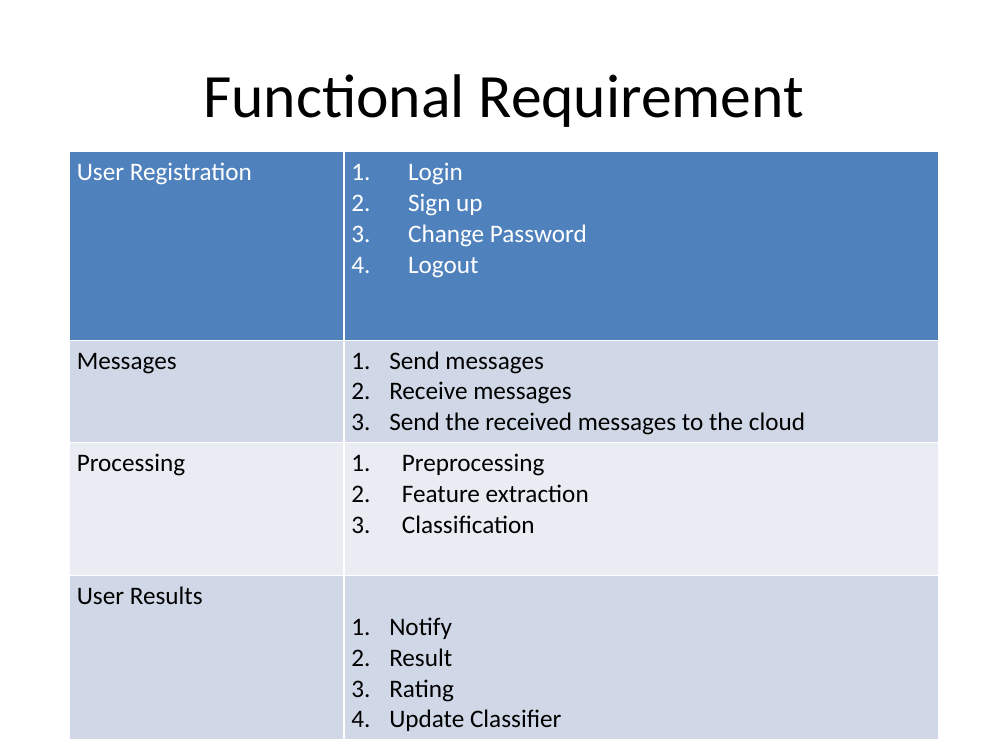
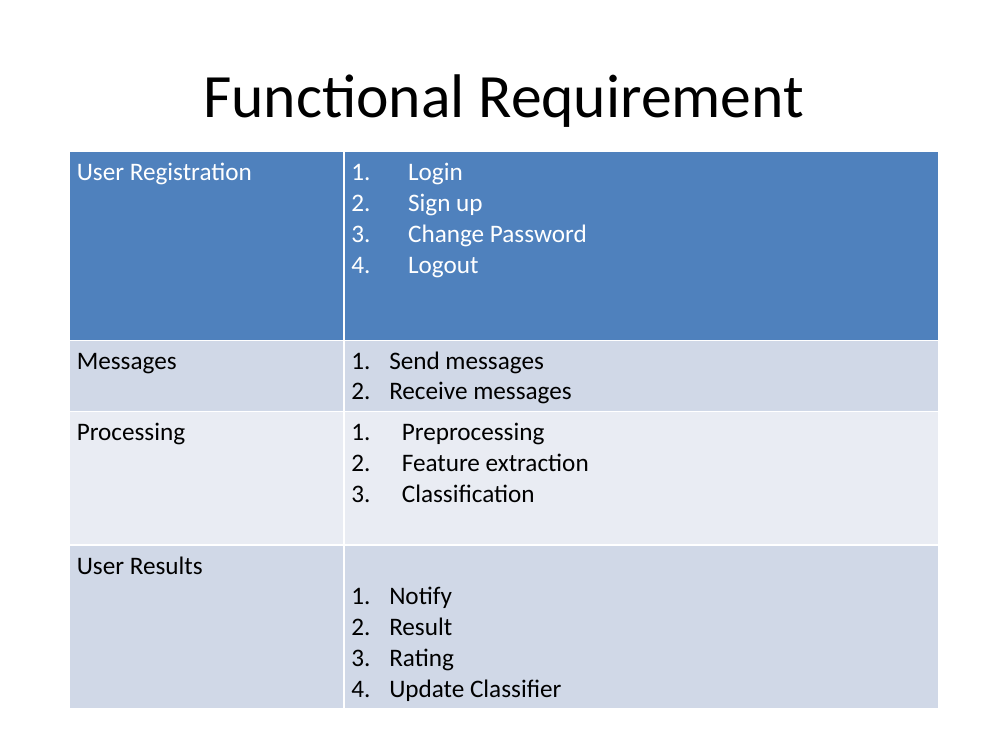
Before and after one commit to DevJohnIbrahim/SSM-GP, a slide deck: slide 4 of SRS/Presentation.pptx. Drawn at 1008x756 pixels with LibreOffice and Linux fonts; fonts in the diff are those of the drawing. Boxes give left, top, right and bottom in pixels: in the first picture for what was removed or moved away, otherwise in the second. Text is boxed around its words. In the diff, an @@ line names an element or a change of style, - is before the commit and + after.

```diff
--- a/SRS/Presentation.pptx
+++ b/SRS/Presentation.pptx
@@ table at (70, 152, 938, 705) @@
-row 2, column 2: Send messages / Receive messages / Send the received messages to the cloud
+row 2, column 2: Send messages / Receive messages
```
Also in this commit, not shown: 2 slides added, 6 other files.
